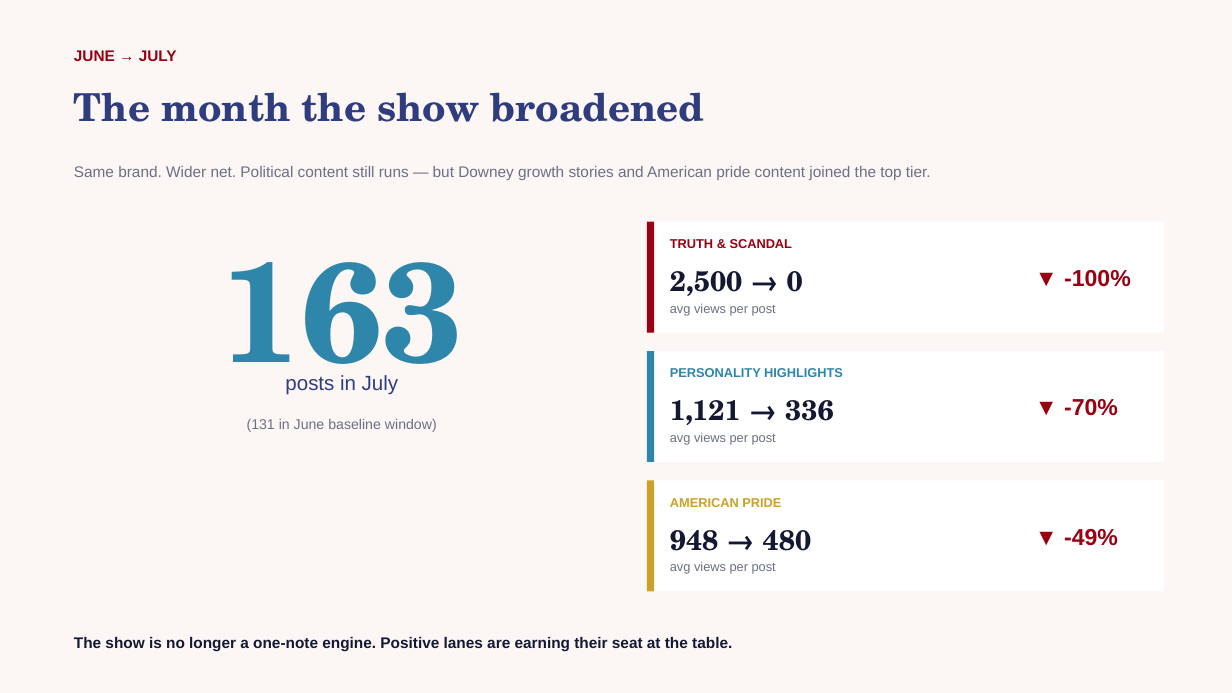
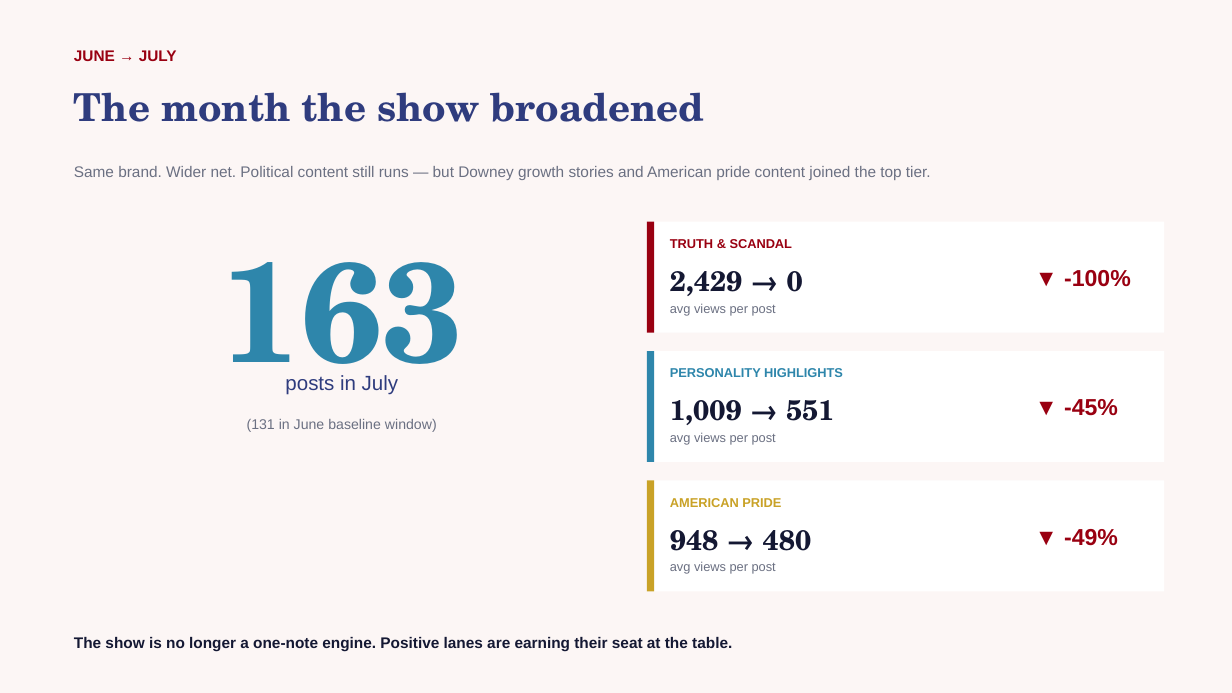
Before and after one commit to zvmmer/talking-downey-kpis, a slide deck: slide 2 of MONTHLY_REPORT_2026-07.pptx. Drawn at 1232x693 pixels with LibreOffice and Linux fonts; fonts in the diff are those of the drawing. Boxes give left, top, right and bottom in pixels: in the first picture for what was removed or moved away, otherwise in the second. Text is boxed around its words. In the diff, an @@ line names an element or a change of style, - is before the commit and + after.

Commit message:
Rebuild July/Aug monthly decks with new taxonomy; replace stale 57%-other narrative with data-driven text

```diff
--- a/MONTHLY_REPORT_2026-07.pptx
+++ b/MONTHLY_REPORT_2026-07.pptx
@@ text at <box>670,271,803,296</box>: text changed @@
-2,500 → 0
+2,429 → 0
@@ text at <box>670,400,835,425</box>: text changed @@
-1,121 → 336
+1,009 → 551
@@ text at <box>1064,399,1118,416</box>: text changed @@
-▼ -70%
+▼ -45%
```
Also in this commit, not shown: 3 other slides changed, 3 other files.
